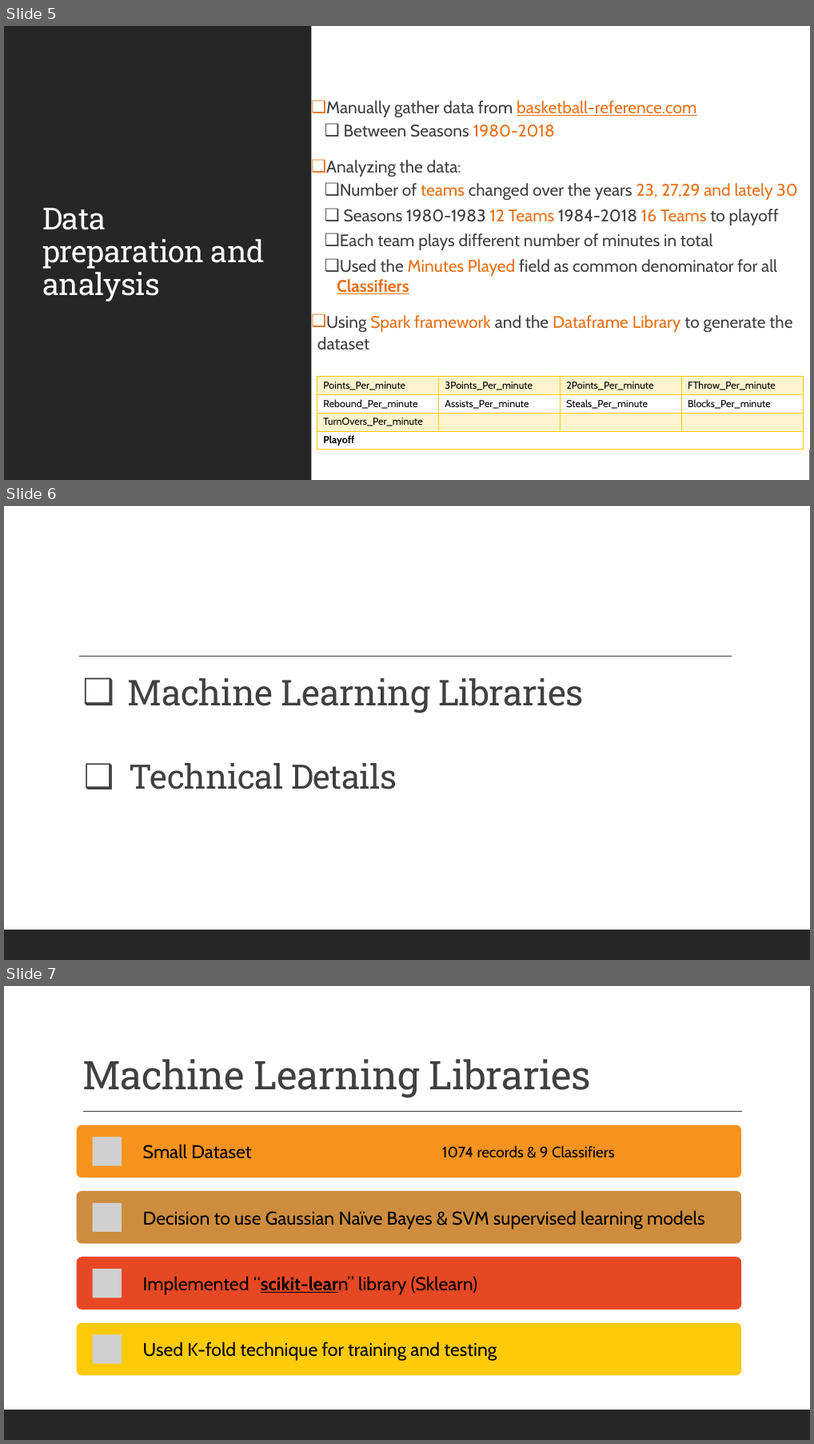
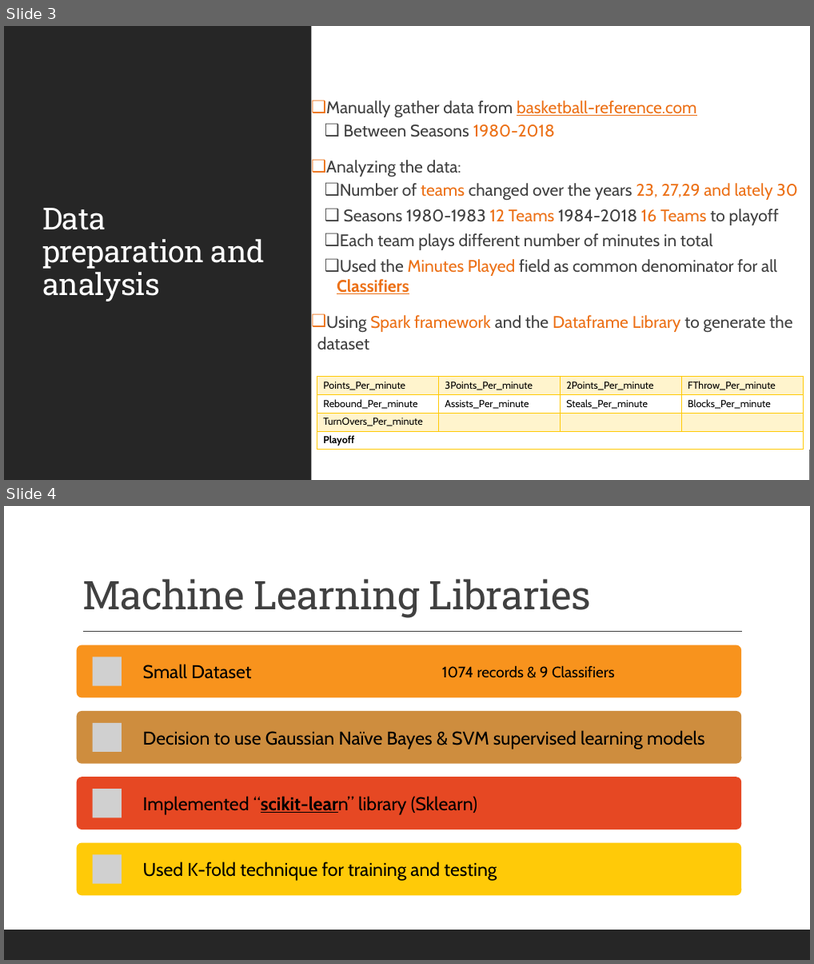
Before and after one commit to skierwing/soen691_project_ed_yr, a slide deck: presentation/SOEN_690_Team_12.pptx. Shown one above the other, each under a label of ours: slides 5, 6 and 7 before the commit, slides 3 and 4 after it. The pictures are 814x1444 and 814x964 pixels, drawn with LibreOffice and Linux fonts; fonts in the diff are those of the drawing; grey boxes stand for pictures. Boxes give left, top, right and bottom in pixels: in the first picture for what was removed or moved away, otherwise in the second. Text is boxed around its words. In the diff, an @@ line names an element or a change of style, - is before the commit and + after.

```diff
--- a/presentation/SOEN_690_Team_12.pptx
+++ b/presentation/SOEN_690_Team_12.pptx
@@ slide 6 removed at bbox=[4, 506, 810, 960], background #FFFFFF @@
@@ rectangle removed at bbox=[4, 506, 810, 960] @@
@@ line removed from (79, 656) to (732, 656) @@
@@ title removed at bbox=[128, 678, 584, 713] @@
-❑ Machine Learning Libraries
@@ text removed at bbox=[130, 763, 397, 789] @@
-❑ Technical Details
@@ rectangle removed at bbox=[4, 929, 810, 960] @@
@@ what was slide 5 is now slide 3 @@
@@ what was slide 7 is now slide 4 @@
```
Also in this commit, not shown: 7 slides changed, 4 other slides removed, 1 other file.
